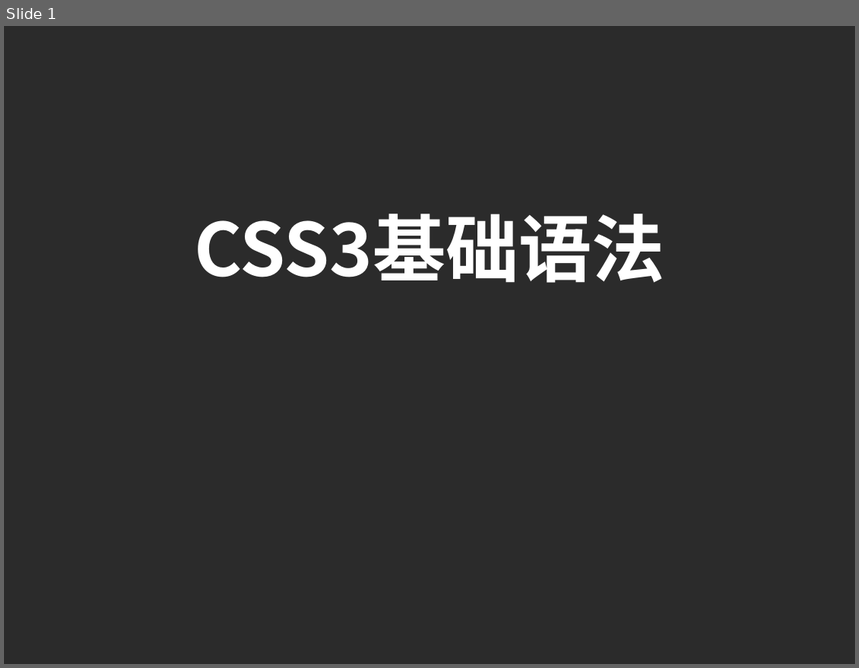
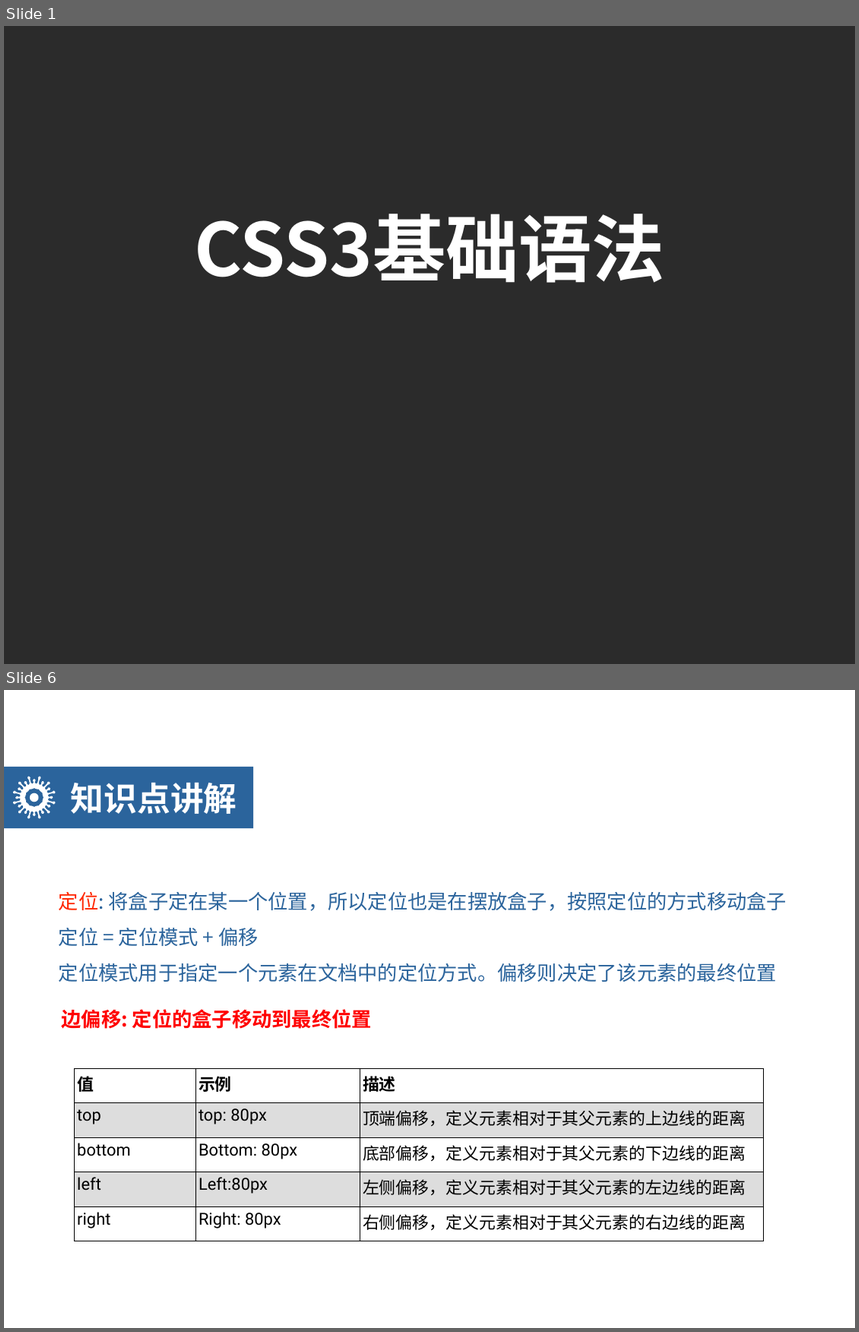
Before and after one commit to Ischenchenya/HTMLandCSSCourse, a slide deck: day06-CSS3/teach/day06-HTML5CSS3.pptx. Shown one above the other, each under a label of ours: slide 1 before the commit, slides 1 and 6 after it; the slides between them are not shown. The pictures are 859x668 and 859x1332 pixels, drawn with LibreOffice and Linux fonts; fonts in the diff are those of the drawing; background and template pictures are left out; a plain dark background stands for a picture behind light text. Boxes give left, top, right and bottom in pixels: in the first picture for what was removed or moved away, otherwise in the second. Text is boxed around its words. In the diff, an @@ line names an element or a change of style, - is before the commit and + after.

```diff
--- a/day06-CSS3/teach/day06-HTML5CSS3.pptx
+++ b/day06-CSS3/teach/day06-HTML5CSS3.pptx
@@ slide 6 added at (4, 690, 855, 1328), background picture (left out) @@
@@ rectangle added at (4, 767, 253, 828), fill #2B649C @@
@@ freeform shape added at (13, 776, 56, 818), fill #FFFFFF @@
@@ text added at (71, 782, 237, 814), 40 pt, text #FFFFFF, bold @@
+知识点讲解
@@ text added at (59, 892, 788, 982), 24 pt, text #2B649C @@
+定位: 将盒子定在某一个位置，所以定位也是在摆放盒子，按照定位的方式移动盒子
+定位 = 定位模式 + 偏移
+定位模式用于指定一个元素在文档中的定位方式。偏移则决定了该元素的最终位置
@@ text added at (62, 1009, 372, 1029), 24 pt, text #FF0000, bold @@
+边偏移: 定位的盒子移动到最终位置
@@ table added at (74, 1069, 763, 1243), 5 rows, 3 columns @@
+值 | 示例 | 描述
+top | top: 80px | 顶端偏移，定义元素相对于其父元素的上边线的距离
+bottom | Bottom: 80px | 底部偏移，定义元素相对于其父元素的下边线的距离
+left | Left:80px | 左侧偏移，定义元素相对于其父元素的左边线的距离
+right | Right: 80px | 右侧偏移，定义元素相对于其父元素的右边线的距离
```
Also in this commit, not shown: 23 other slides changed, 13 other slides added, 10 slides removed, 1 other file.
